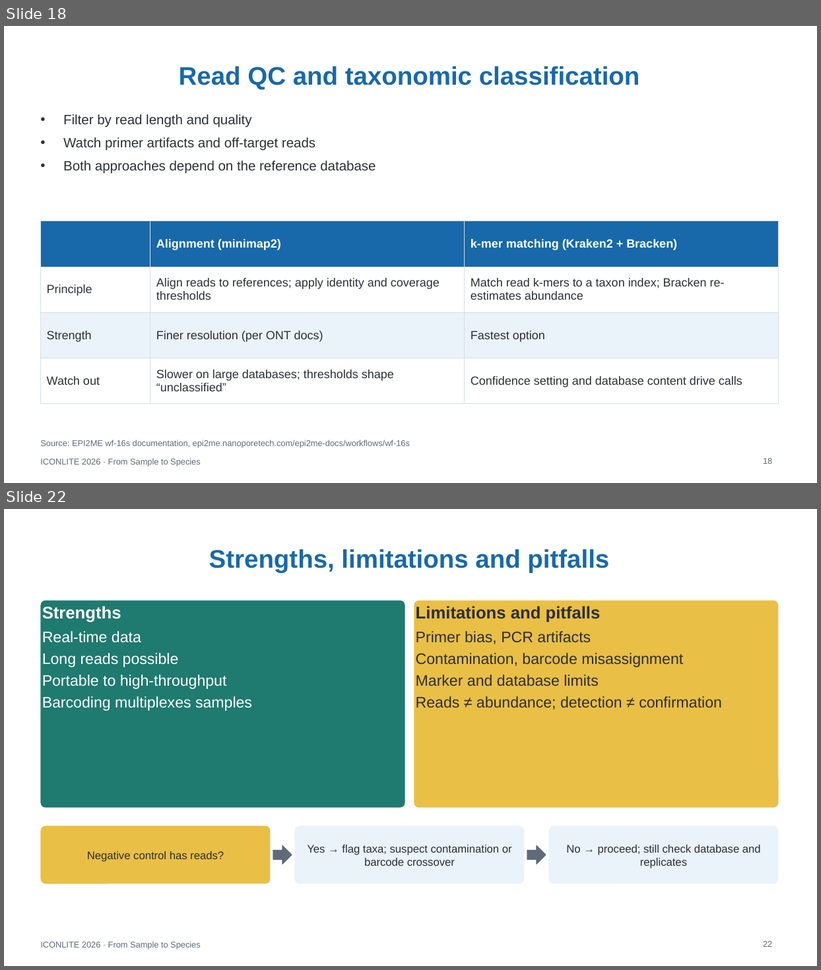
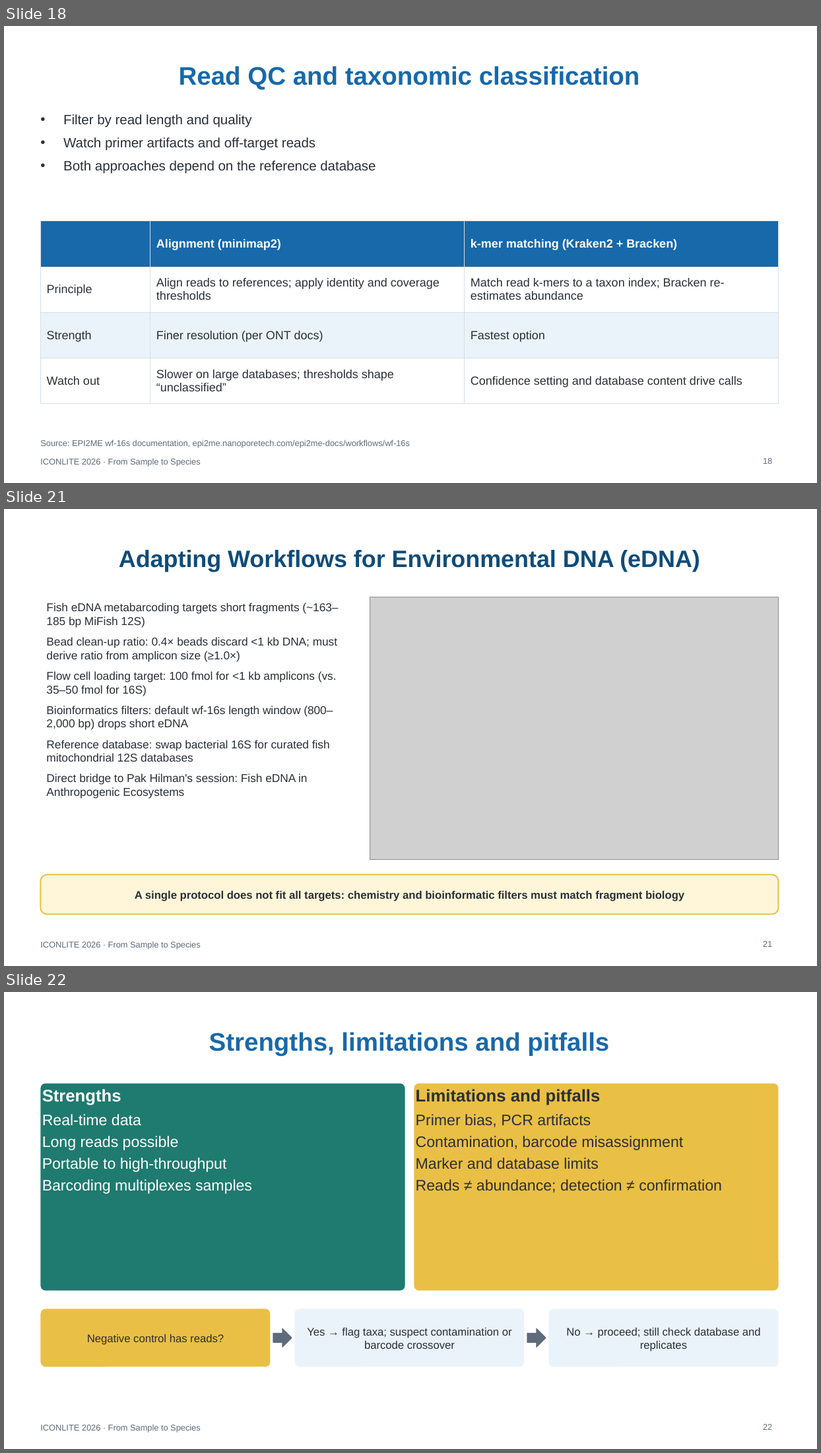
Before and after one commit to WhyAdr/ICONLITE-2026, a slide deck: ICONLITE_ONT_Amplicon_Sequencing_Workshop.pptx. Shown one above the other, each under a label of ours: slides 18 and 22 before the commit, slides 18, 21 and 22 after it; the slides between them are not shown. The pictures are 821x970 and 821x1453 pixels, drawn with LibreOffice and Linux fonts; fonts in the diff are those of the drawing; grey boxes stand for pictures. Boxes give left, top, right and bottom in pixels: in the first picture for what was removed or moved away, otherwise in the second. Text is boxed around its words. In the diff, an @@ line names an element or a change of style, - is before the commit and + after.

Commit message:
Update PPTX and storyboard: implement Option B (R10 chemistry and eDNA adaptation), embed real gel, pore, flow cell and basecalling visuals, and preserve audience callouts

```diff
--- a/ICONLITE_ONT_Amplicon_Sequencing_Workshop.pptx
+++ b/ICONLITE_ONT_Amplicon_Sequencing_Workshop.pptx
@@ slide 21 added at bbox=[4, 509, 817, 966], background #FFFFFF; not listed: 1 template element that a slide beside it also shows @@
@@ title added at bbox=[119, 550, 700, 572], 28 pt, text #0F4C7A, bold @@
+Adapting Workflows for Environmental DNA (eDNA)
@@ text added at bbox=[46, 603, 338, 799], 13.5 pt, text #2B2F36 @@
+Fish eDNA metabarcoding targets short fragments (~163–185 bp MiFish 12S)
+Bead clean-up ratio: 0.4× beads discard <1 kb DNA; must derive ratio from amplicon size (≥1.0×)
+Flow cell loading target: 100 fmol for <1 kb amplicons (vs. 35–50 fmol for 16S)
+Bioinformatics filters: default wf-16s length window (800–2,000 bp) drops short eDNA
+Reference database: swap bacterial 16S for curated fish mitochondrial 12S databases
+Direct bridge to Pak Hilman's session: Fish eDNA in Anthropogenic Ecosystems
@@ picture added at bbox=[370, 597, 779, 859] @@
@@ rounded rectangle added at bbox=[40, 875, 779, 915], fill #FFF6D9, outline #EABF45 1.5 pt, 13 pt, text #2B2F36, bold @@
+A single protocol does not fit all targets: chemistry and bioinformatic filters must match fragment biology
@@ page number added at bbox=[763, 941, 772, 947], 10 pt, text #5F6B7A @@
+21
```
Also in this commit, not shown: 7 slides changed, 1 other slide added, 2 slides removed, 2 other files.
